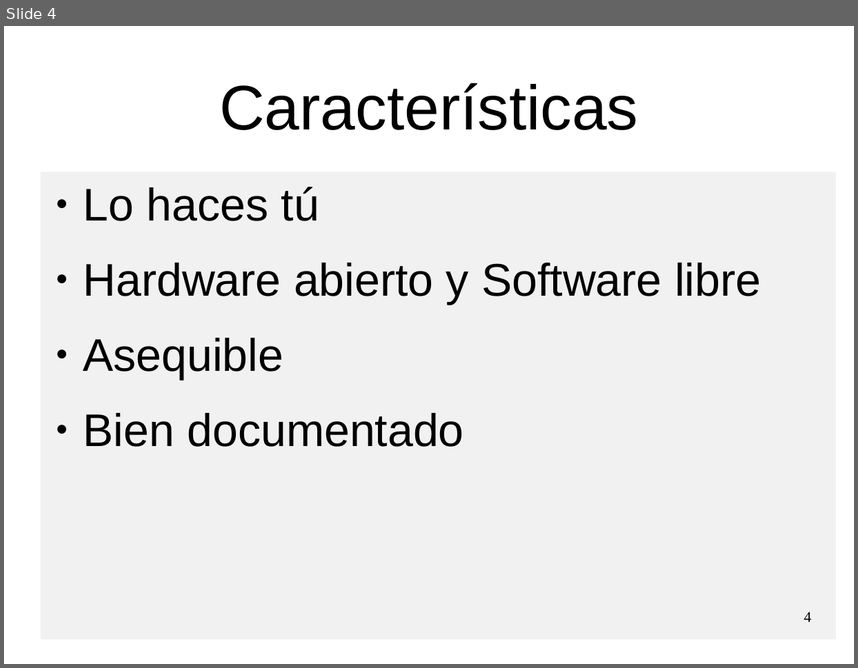
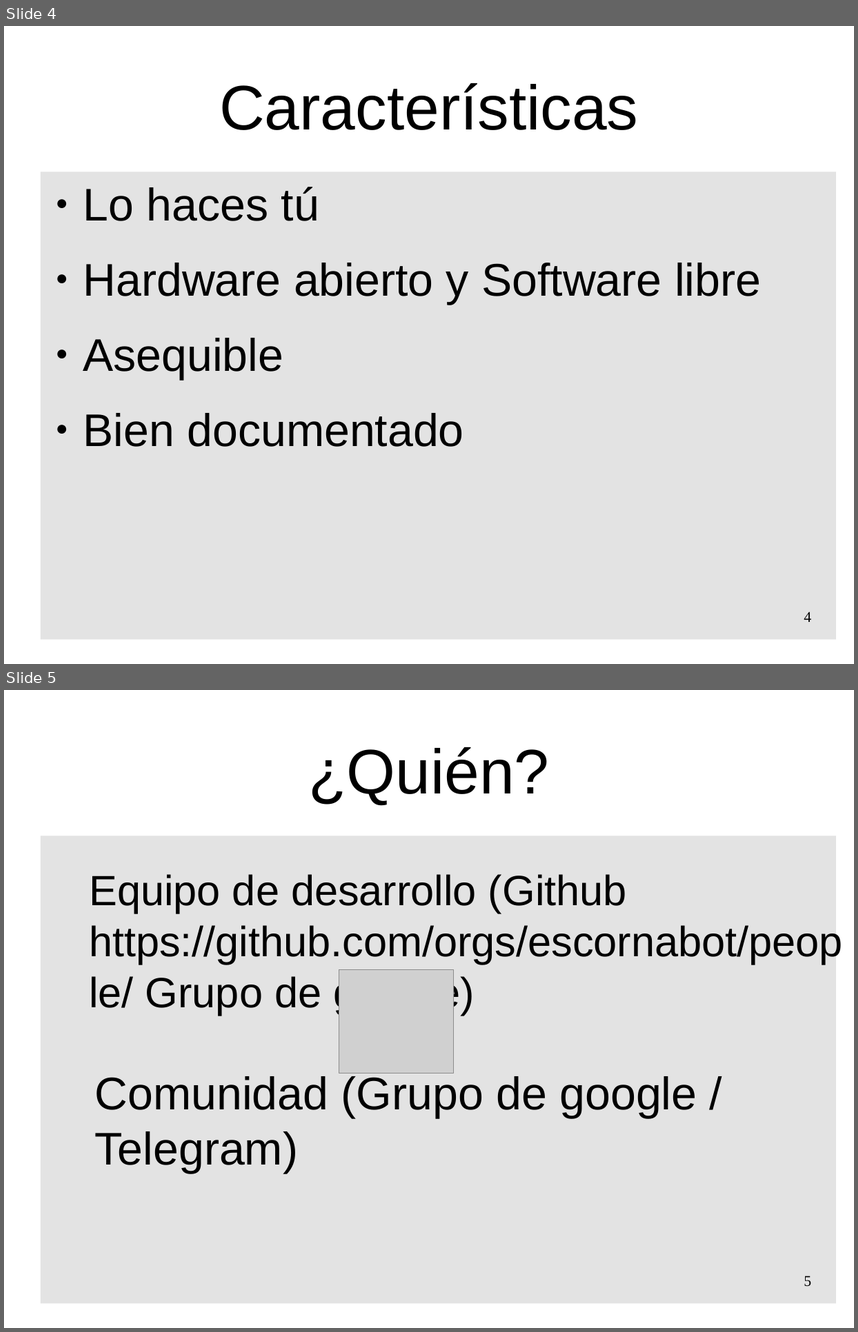
Before and after one commit to pedroruizf/taller_escornabot, a slide deck: presentacion_taller_escornabot.odp. Shown one above the other, each under a label of ours: slide 4 before the commit, slides 4 and 5 after it. The pictures are 858x668 and 858x1332 pixels, drawn with LibreOffice and Linux fonts; fonts in the diff are those of the drawing; grey boxes stand for pictures; background and template pictures are left out. Boxes give left, top, right and bottom in pixels: in the first picture for what was removed or moved away, otherwise in the second. Text is boxed around its words. In the diff, an @@ line names an element or a change of style, - is before the commit and + after.

```diff
--- a/presentacion_taller_escornabot.odp
+++ b/presentacion_taller_escornabot.odp
@@ slide 5 added at [4,690,854,1328], background #FFFFFF; not listed: 1 template element that a slide beside it also shows @@
@@ title added at [308,747,549,805], 58.7 pt, text #000000 @@
+¿Quién?
@@ text added at [89,874,842,1015], 39.5 pt, text #000000 @@
+Equipo de desarrollo (Github https://github.com/orgs/escornabot/people/ Grupo de google)
@@ picture added at [339,969,454,1074] @@
@@ text added at [95,1073,697,1173], 42.7 pt, text #000000 @@
+Comunidad (Grupo de google / Telegram)
@@ page number added at [804,1276,811,1287], 14 pt, text #000000 @@
+5
```
Also in this commit, not shown: 4 other slides changed, 1 other file.
